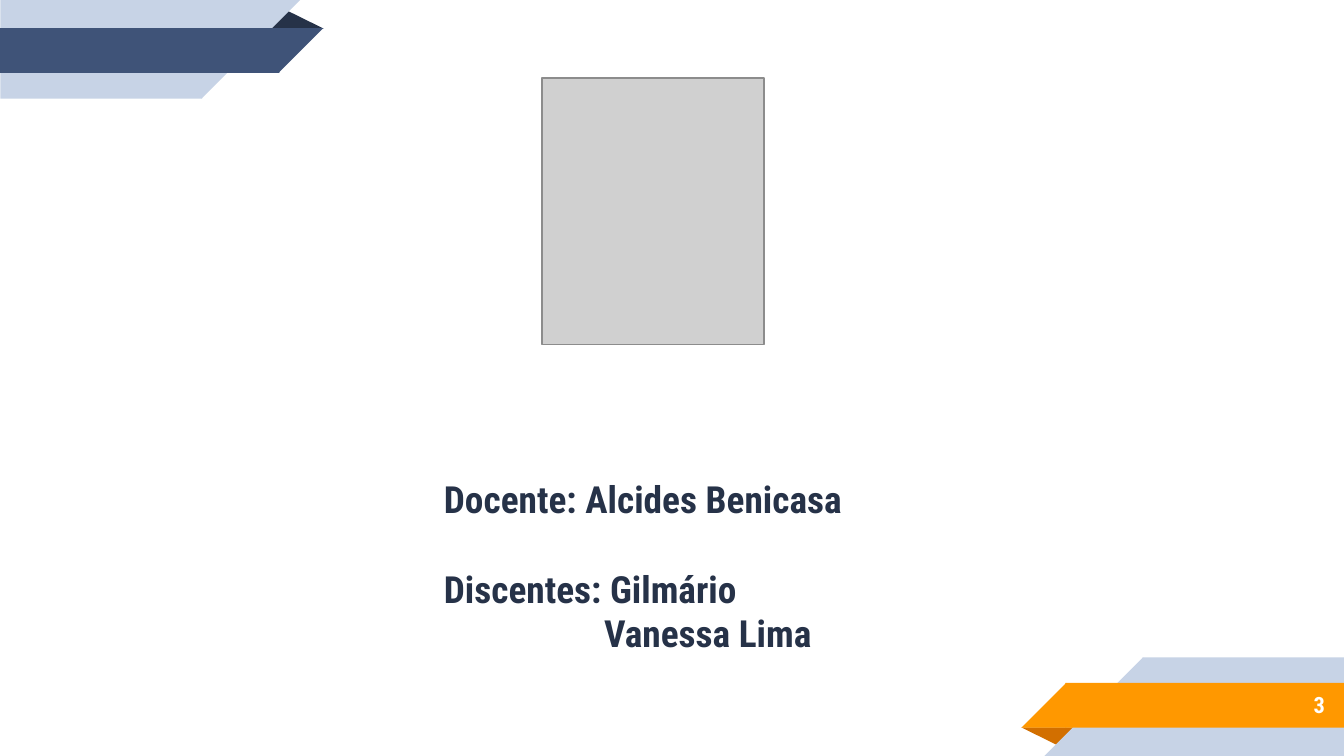
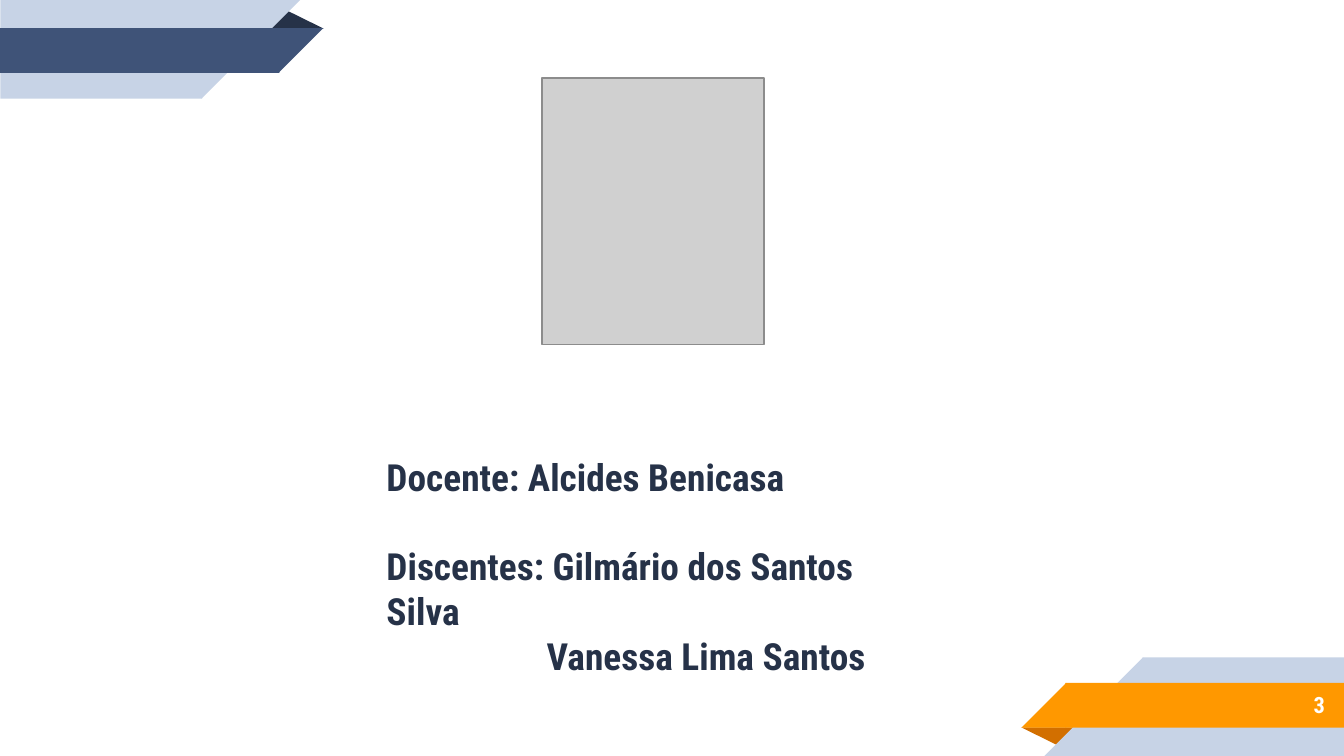
Before and after one commit to vanessals95/Projeto1_Inteligencia_Artificial, a slide deck: slide 3 of Apresentação_IA_Projeto1.pptx. Drawn at 1344x756 pixels with LibreOffice and Linux fonts; fonts in the diff are those of the drawing; grey boxes stand for pictures. Boxes give left, top, right and bottom in pixels: in the first picture for what was removed or moved away, otherwise in the second. Text is boxed around its words. In the diff, an @@ line names an element or a change of style, - is before the commit and + after.

```diff
--- a/Apresentação_IA_Projeto1.pptx
+++ b/Apresentação_IA_Projeto1.pptx
@@ subtitle "Docente: Alcides Benicasa": place and size @@
-subtitle "Docente: Alcides Benicasa" at [444,485,842,648]
+subtitle "Docente: Alcides Benicasa" at [386,463,866,671]
@@ subtitle at [386,552,866,671]: text changed @@
-Discentes: Gilmário
-Vanessa Lima
+Discentes: Gilmário dos Santos Silva
+Vanessa Lima Santos
```
Also in this commit, not shown: 4 other slides changed, 7 slides added, 11 slides removed, 14 other files.
